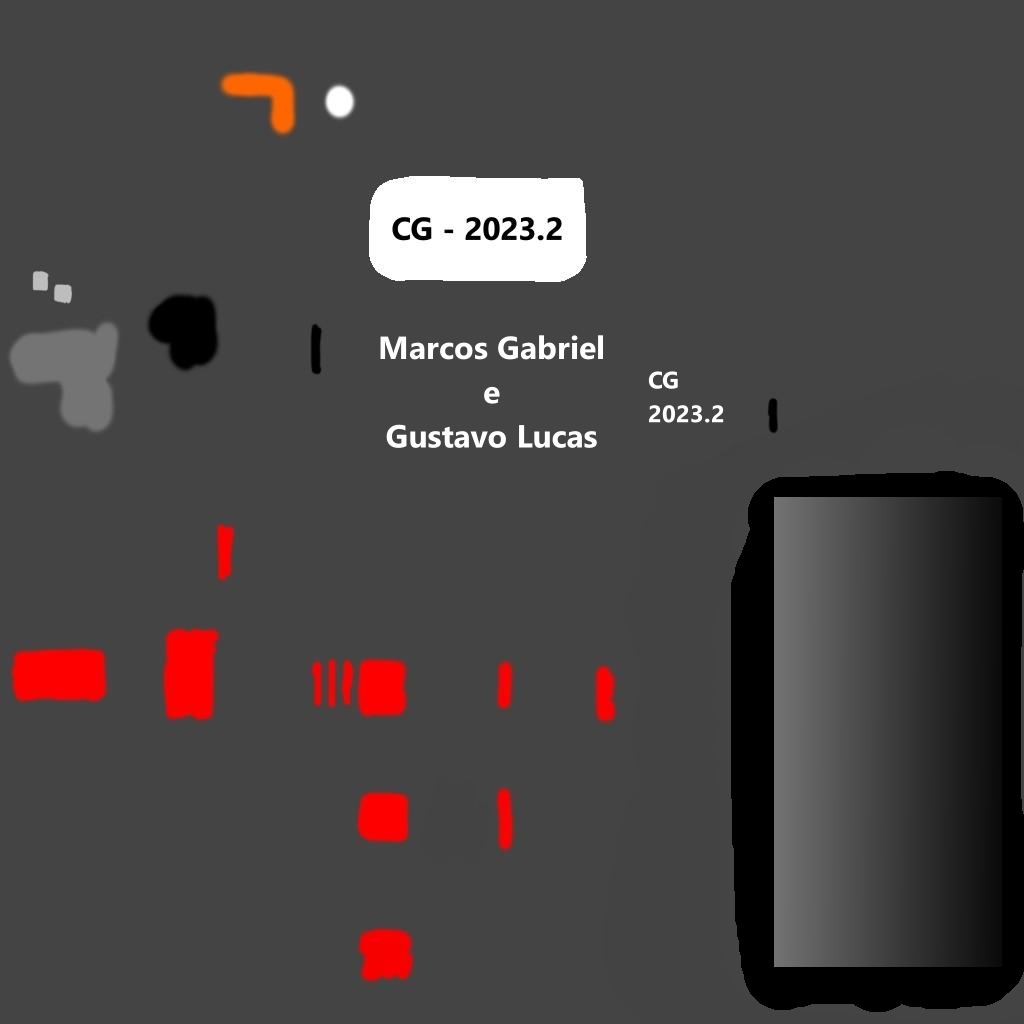
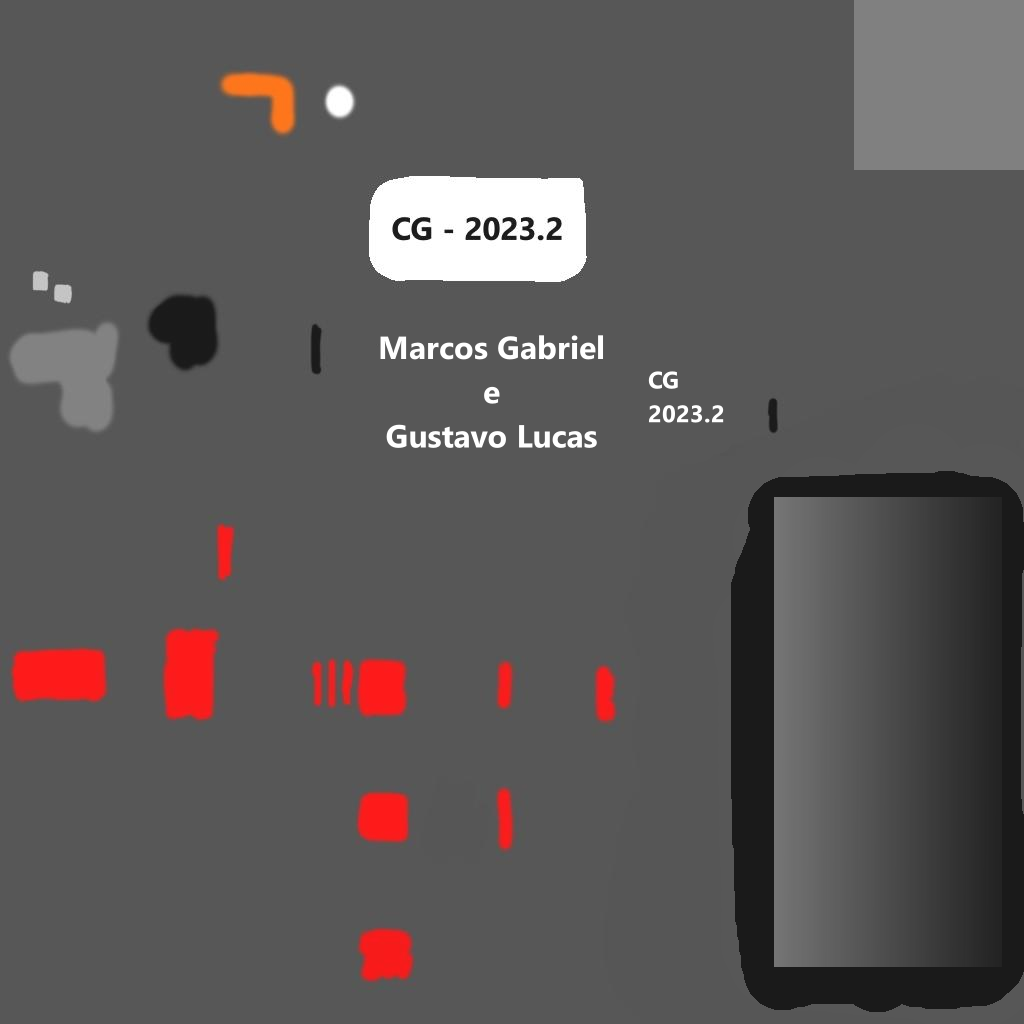
Revision of a layered w=1024, h=1024 image; what changed, layer by layer:
added layer "Sombra" (50%) above "Gradient" over (832, 0, 1024, 192)
painted on "Gradient" over (768, 448, 1024, 1024)
"Plano de fundo": opacity 100% → 90%, painted on it over (0, 0, 1024, 1024)
